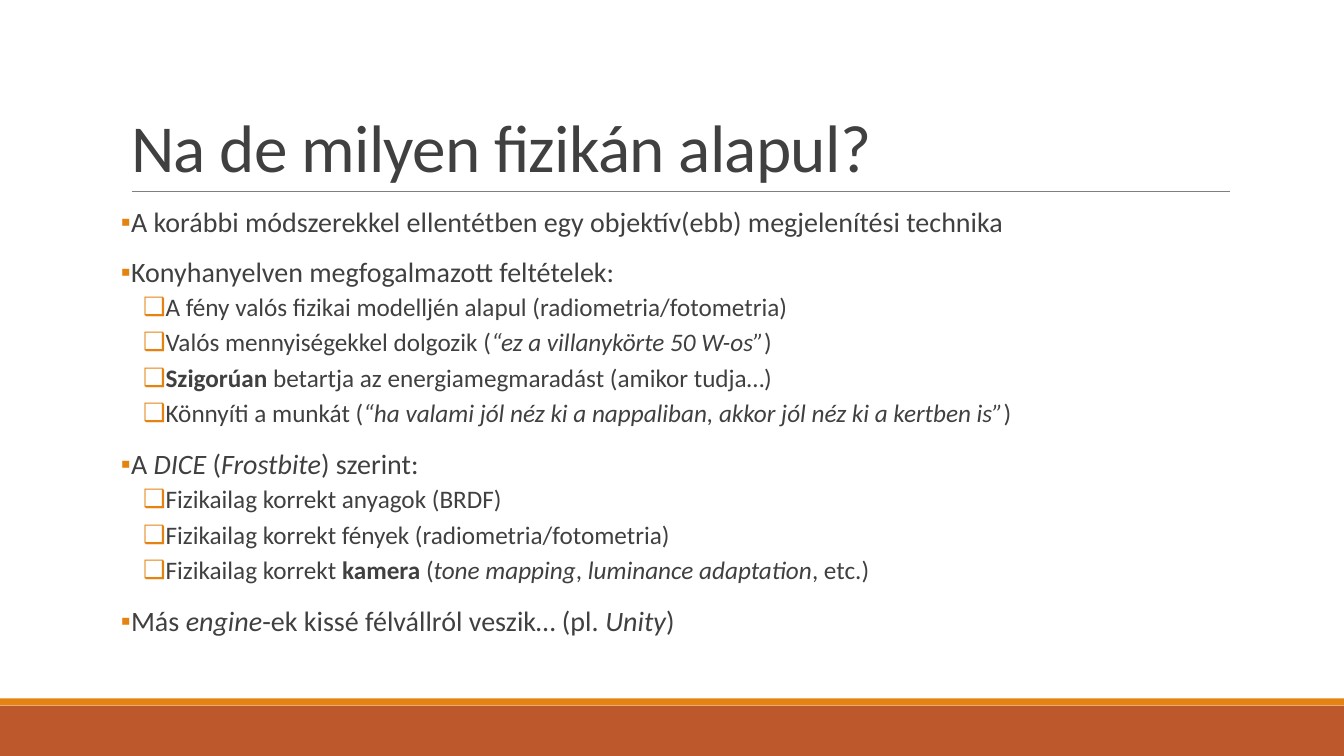
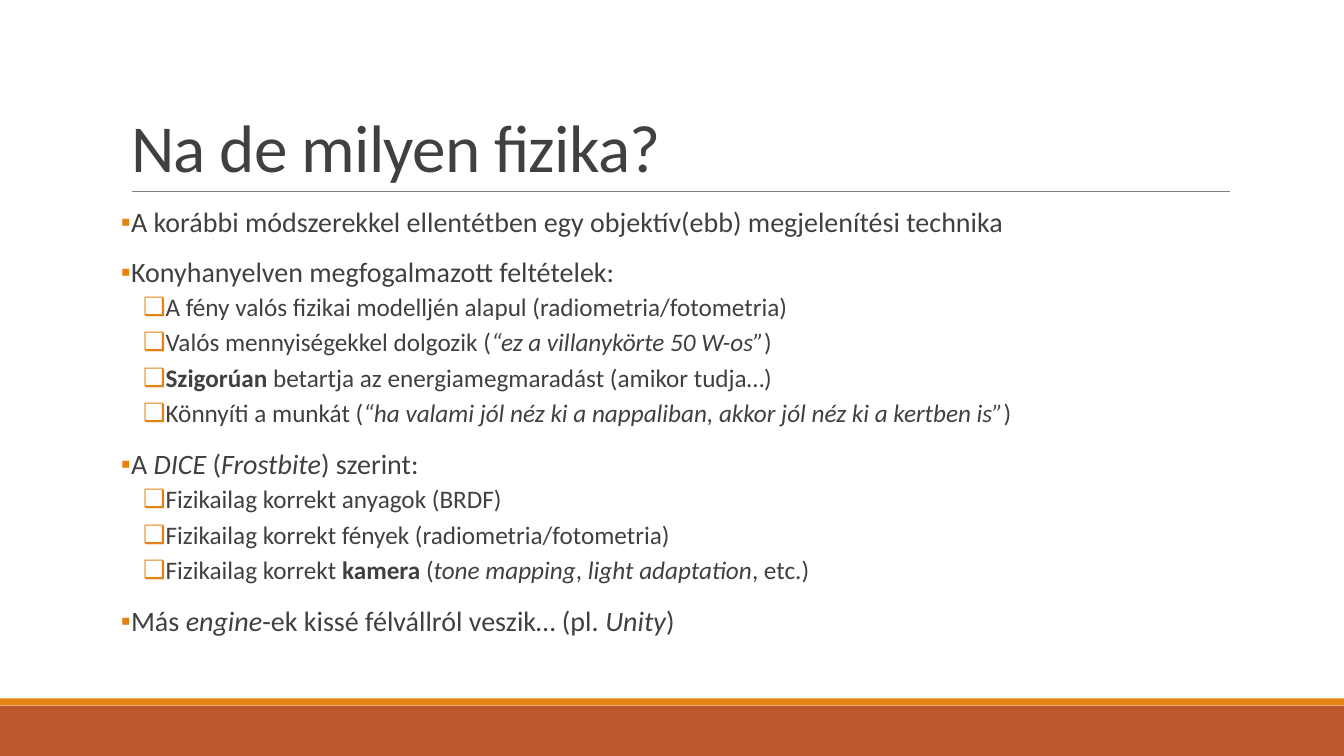
Before and after one commit to asylum2010/Asylum-s-ELTE-Exercises, a slide deck: slide 2 of PBR_EA_01.pptx. Drawn at 1344x756 pixels with LibreOffice and Linux fonts; fonts in the diff are those of the drawing. Boxes give left, top, right and bottom in pixels: in the first picture for what was removed or moved away, otherwise in the second. Text is boxed around its words. In the diff, an @@ line names an element or a change of style, - is before the commit and + after.

```diff
--- a/PBR_EA_01.pptx
+++ b/PBR_EA_01.pptx
@@ title at (x1=131, y1=125, x2=660, y2=183): text changed @@
-Na de milyen fizikán alapul?
+Na de milyen fizika?
@@ text at (x1=166, y1=561, x2=809, y2=584): text changed @@
-  ❑ Fizikailag korrekt kamera (tone mapping, luminance adaptation, etc.)
+  ❑ Fizikailag korrekt kamera (tone mapping, light adaptation, etc.)
```
Also in this commit, not shown: 10 slides added, 6 other files.
